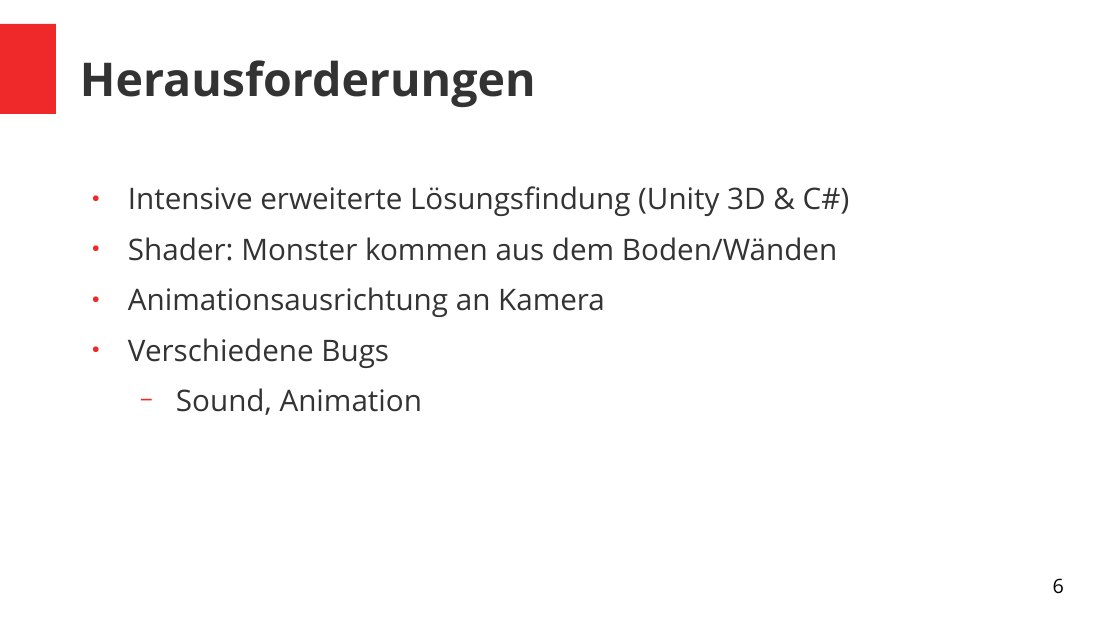
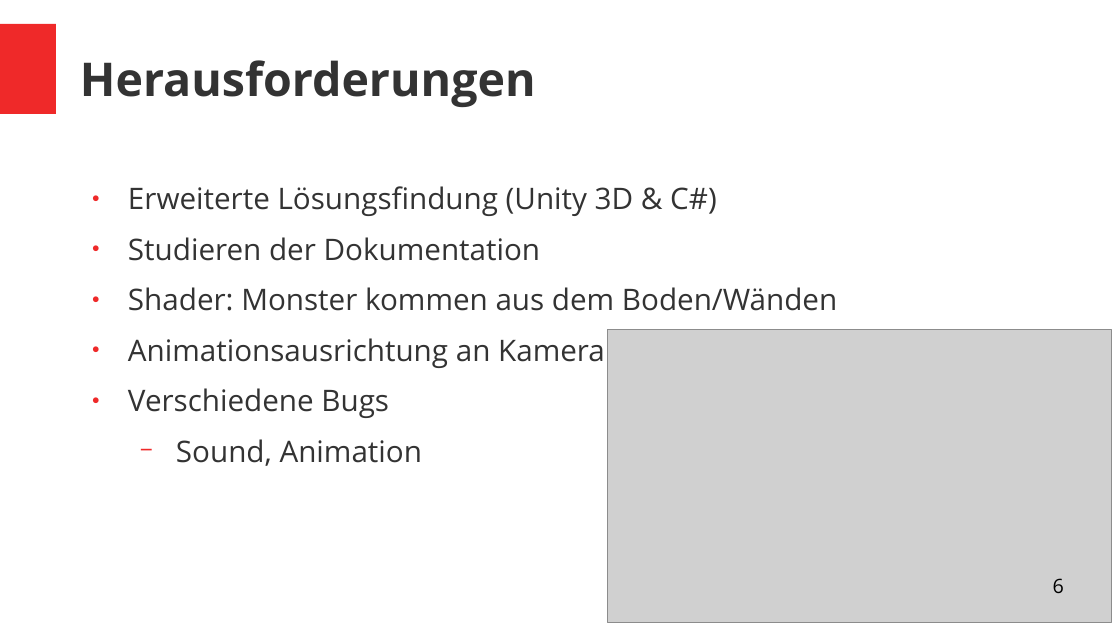
Before and after one commit to mzollin/Paranoise, a slide deck: slide 6 of Presentation/Aufgabe 2.odp. Drawn at 1120x630 pixels with LibreOffice and Linux fonts; fonts in the diff are those of the drawing; grey boxes stand for pictures. Boxes give left, top, right and bottom in pixels: in the first picture for what was removed or moved away, otherwise in the second. Text is boxed around its words. In the diff, an @@ line names an element or a change of style, - is before the commit and + after.

```diff
--- a/Presentation/Aufgabe 2.odp
+++ b/Presentation/Aufgabe 2.odp
@@ text at bbox=[128, 186, 717, 261]: text changed @@
-● Intensive erweiterte Lösungsfindung (Unity 3D & C#)
+● Erweiterte Lösungsfindung (Unity 3D & C#)
+● Studieren der Dokumentation
@@ picture added at bbox=[608, 330, 1112, 623] @@
```
Also in this commit, not shown: 2 other slides changed, 2 other files.
